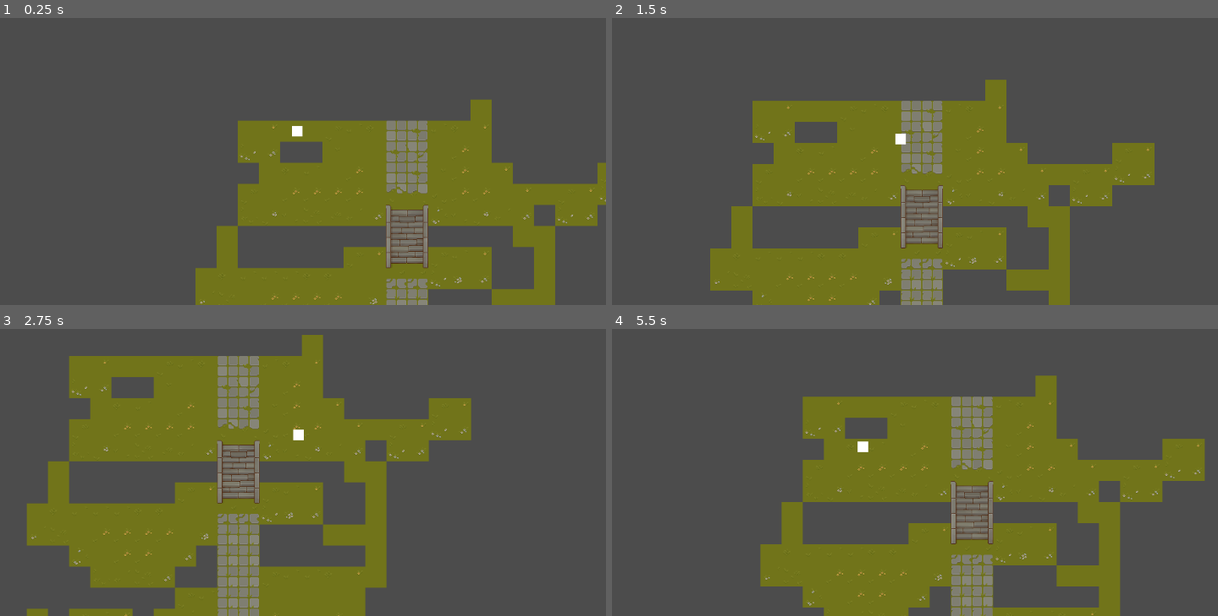
Above: before the commit, frames 1-4 (two rows, left to right).
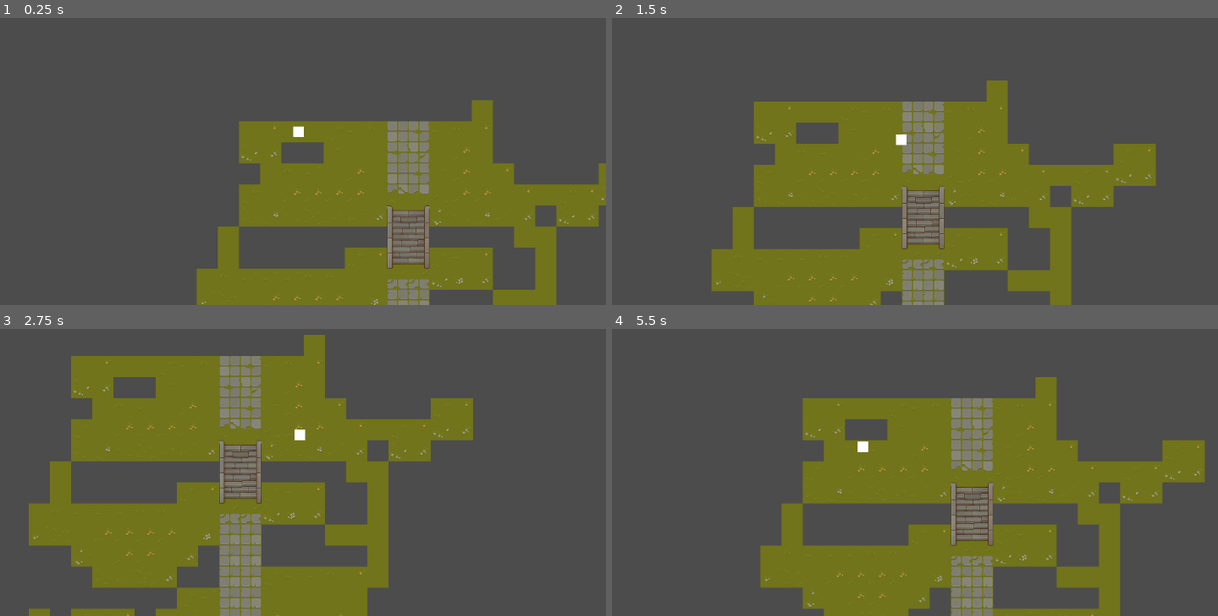
Above: after the commit, the same moments.

Repository: IndieGameDev4Real/Bofa2
Game: Godot game, scene res://scenes/levels/main.tscn
The game is run twice, just before and just after one commit, with the same random seed, the same clock (stepped at 60 frames per second) and the same inputs.
Inputs:
- Up to frame 1 (0.25 s): no input
- Up to frame 2 (1.5 s): hold D (move_right) 0.53-1.28 s; tap Space (roll) at 0.6, 1.35 s; hold S (move_down) from 1.28 s (still down)
- Up to frame 3 (2.75 s): release S (move_down) at 2.03 s; hold D (move_right) from 2.03 s (still down); tap Space (roll) at 2.1 s
- Up to frame 4 (5.5 s): release D (move_right) at 2.78 s; hold W (move_up) 2.78-3.53 s; tap Space (roll) every 0.75 s from 2.85 to 5.1 s; hold A (move_left) 3.53-5.03 s; hold S (move_down) from 5.03 s (still down)

The runs differ from the first frame. In frame 1, 2.5% of the frame differs, in the area x 32-100%, y 28-100%; in frame 2, 3.4%, in the area x 16-90%, y 21-100%; in frame 3, 3.4%; in frame 4, 3.0%.

Commit message:
rolls can now be started mid movment, and continue until they are finished

Diff:
--- a/project.godot
+++ b/project.godot
@@ -96,6 +96,7 @@
 
 [physics]
 
+common/physics_fps=120
 common/enable_pause_aware_picking=true
 
 [rendering]
